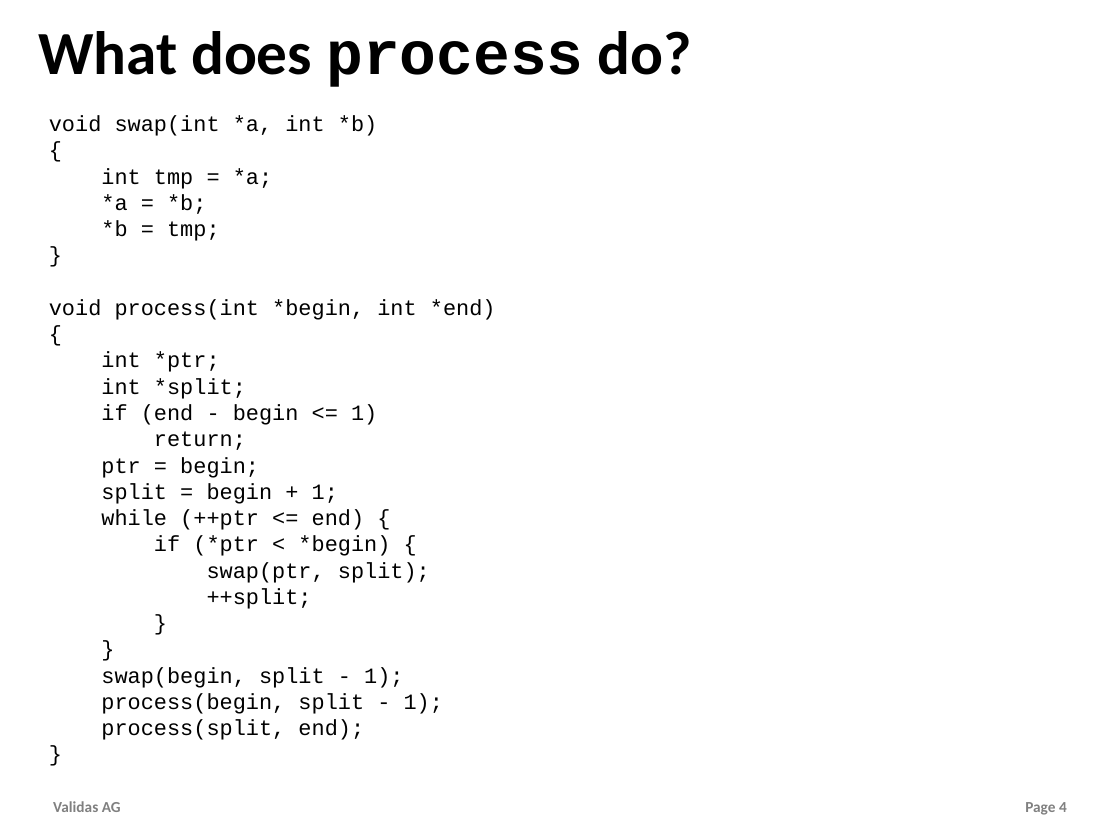
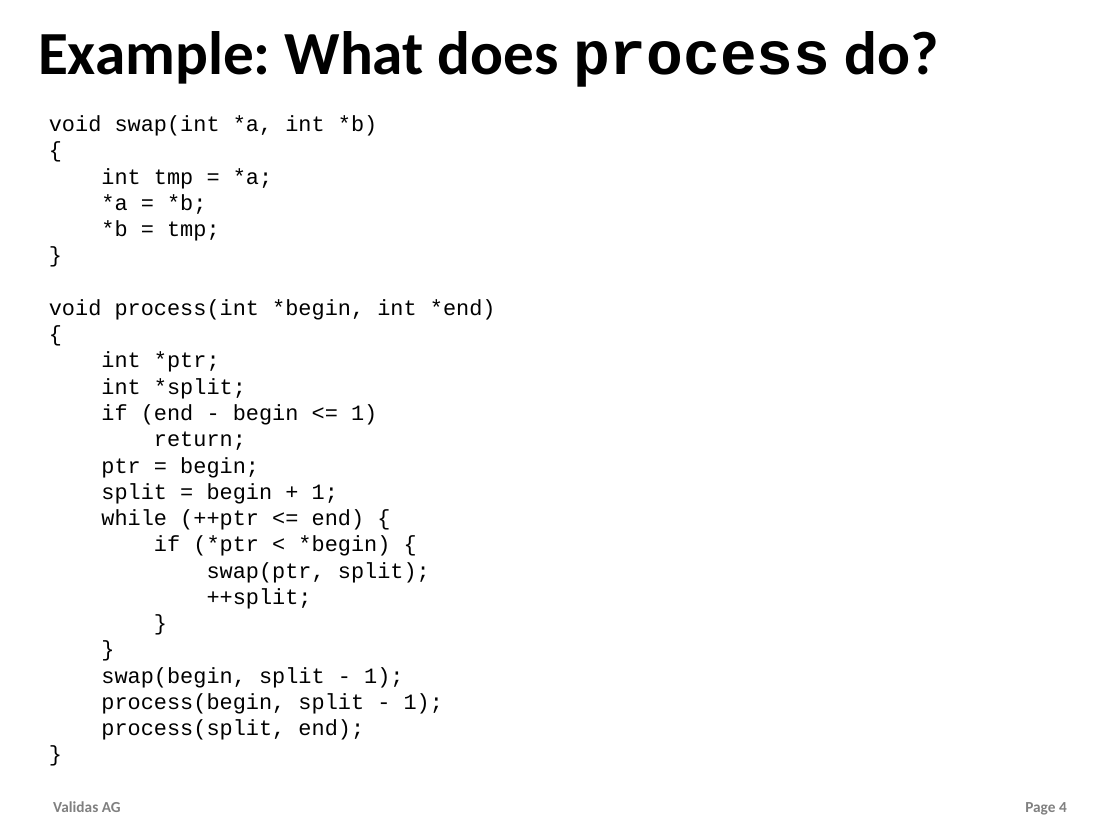
Before and after one commit to theoremprover/tvg, a slide deck: slide 4 of Vortraege/Towards_Haskell.pptx. Drawn at 1120x840 pixels with LibreOffice and Linux fonts; fonts in the diff are those of the drawing; background and template pictures are left out. Boxes give left, top, right and bottom in pixels: in the first picture for what was removed or moved away, otherwise in the second. Text is boxed around its words. In the diff, an @@ line names an element or a change of style, - is before the commit and + after.

```diff
--- a/Vortraege/Towards_Haskell.pptx
+++ b/Vortraege/Towards_Haskell.pptx
@@ title at box(38, 31, 939, 87): text changed @@
-What does process do?
+Example: What does process do?
```
Also in this commit, not shown: 11 other slides changed, 12 slides added, 2 slides removed, 1 other file.
